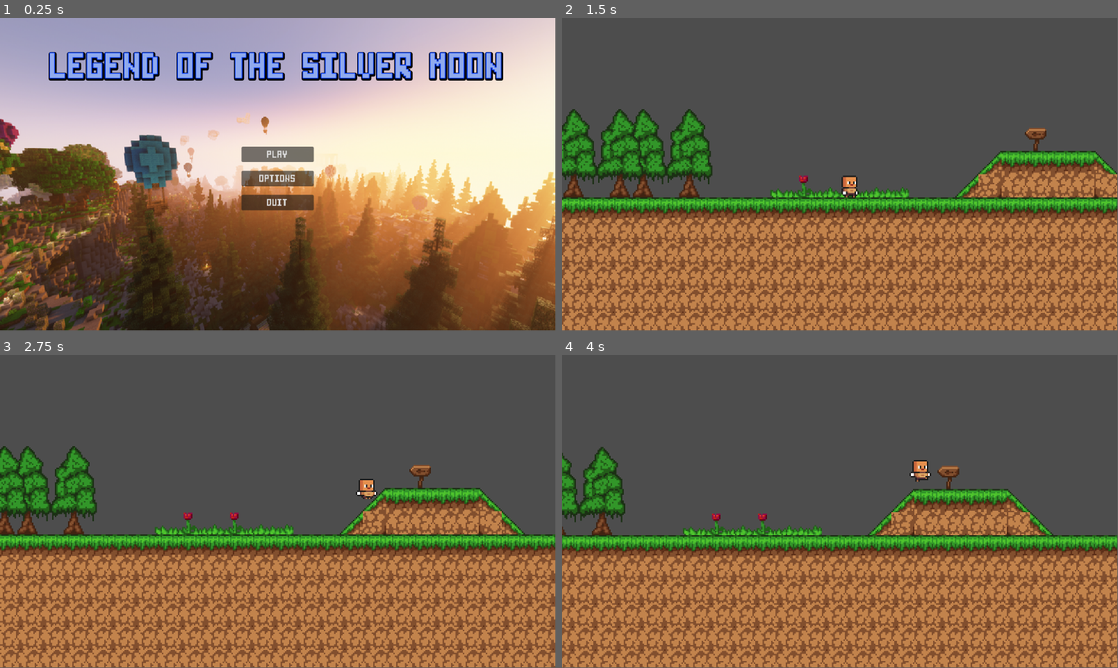
Above: before the commit, frames 1-4 (two rows, left to right).
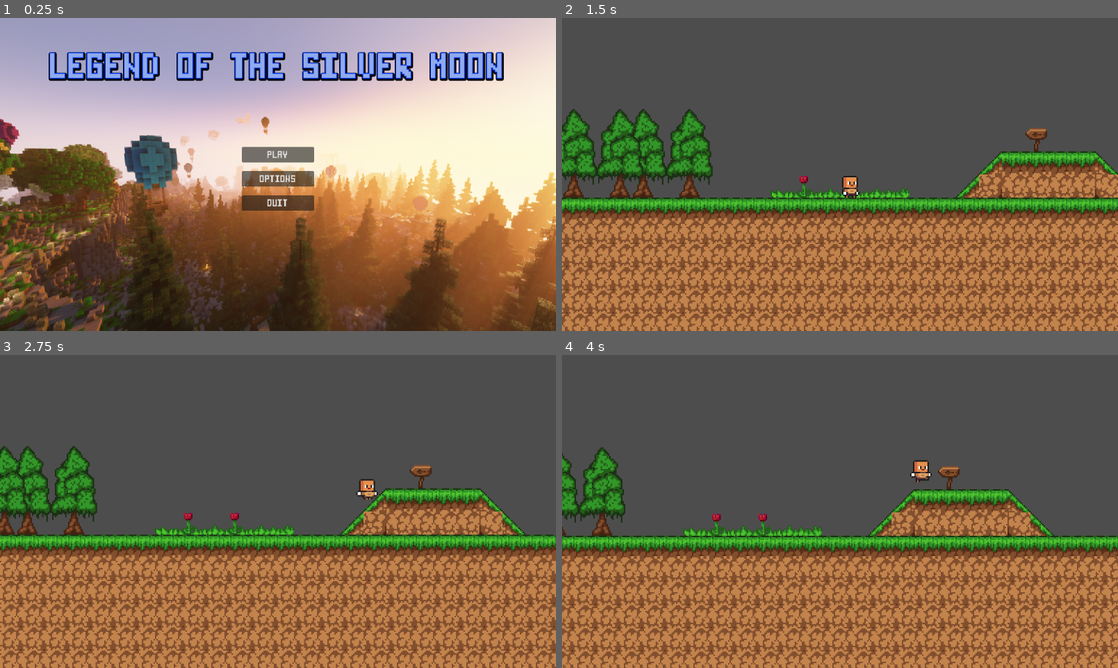
Above: after the commit, the same moments.

Repository: NicholasJDi/LOTSM-Revolving-Memories
Game: Godot game, scene res://Scenes/Menus/Main_Menu.tscn
Two runs of this game, one before a commit and one after it. Both use one fixed random seed, a clock stepped at 60 frames per second and the inputs below.
Inputs (mouse positions are in pixels of both pictures, inside the frame that each line leads up to):
- Up to frame 1 (0.25 s): no input
- Up to frame 2 (1.5 s): click "Play" at 0.5 s; tap Enter at 1.25 s; move the mouse to (962, 158) at 1.27 s; hold D (move_right) from 1.28 s (still down); hold Shift (crouch) from 1.28 s (still down)
- Up to frame 3 (2.75 s): keep holding D (move_right); tap Space (jump) at 1.52, 2.27 s; move the mouse to (166, 527) at 2.02 s; release Shift (crouch) at 2.03 s; tap F (interact) at 2.1 s
- Up to frame 4 (4 s): move the mouse to (895, 442) at 2.77 s; release D (move_right) at 2.78 s; hold A (move_left) 2.78-3.53 s; hold Shift (crouch) 2.78-3.53 s; move the mouse to (812, 574) at 3.52 s; hold D (move_right) from 3.53 s (still down); tap F (interact) at 3.6 s; tap Space (jump) at 3.77 s
In our replay, the window is 799x449 before the commit and 800x450 after it. These sizes can differ from the game's own. Grey fills any space a smaller window leaves; there, only what the larger window draws over its background counts as a difference.

The runs differ from the first frame. In frame 1, 4.7% of the frame differs, in the area x 0-100%, y 0-100%; in frame 2, 10%; in frame 3, 10%; in frame 4, 9.9%.

Commit message:
Misic Debugging

Diff:
--- a/Scripts/Menus/Main_Menu/main_menu.gd
+++ b/Scripts/Menus/Main_Menu/main_menu.gd
@@ -17,7 +17,7 @@
 func _on_play_pressed():
 	get_tree().change_scene_to_file("res://Scenes/Levels/Level_0.tscn")
 	Console.Print("Scene", "Output", "load_level_0")
-	Global.load = true
+	Global.Load = true
 
 
 func _on_options_pressed():
--- a/Scripts/Menus/Options_Menu/keybind_rebind_button.gd
+++ b/Scripts/Menus/Options_Menu/keybind_rebind_button.gd
@@ -18,18 +18,18 @@
 	set_action_name()
 	if not action_name.is_empty():
 		if SettingsDataContainer.Get_Data("controls", action_name) == null:
-			set_text_for_key(false)
+			set_text_for_key()
 		elif can_change:
 			load_keybinds()
-			set_text_for_key(true)
+			set_text_for_key()
 		else:
-			set_text_for_key(false)
+			set_text_for_key()
 	else:
-		set_text_for_key(false)
+		set_text_for_key()
 
 
 func load_keybinds():
-	if not Global.load:
+	if not Global.Load:
 		var keyEvent = InputEventKey.new()
 		keyEvent.keycode = int(SettingsDataContainer.Get_Data("controls", action_name))
 		print("key_event_%s" % keyEvent)
@@ -42,7 +42,7 @@
 		label_2.text = "Unable To Change"
 
 
-func set_text_for_key(Load : bool):
+func set_text_for_key():
 	if can_change:
 		var action_event = InputMap.action_get_events(action_name)
 		var action_keycode = OS.get_keycode_string(action_event[0].physical_keycode)
@@ -74,7 +74,7 @@
 					if keybind_button.action_name != action_name:
 						keybind_button.button.toggle_mode = true
 						keybind_button.set_process_unhandled_key_input(true)
-						set_text_for_key(false)
+						set_text_for_key()
 
 
 func _unhandled_key_input(inputevent):
@@ -90,4 +90,4 @@
 	SettingsDataContainer.Set_Data("controls", action_name, inputevent)
 	set_process_unhandled_key_input(true)
 	set_action_name()
-	set_text_for_key(false)
+	set_text_for_key()
--- a/Scripts/Menus/Options_Menu/options_menu.gd
+++ b/Scripts/Menus/Options_Menu/options_menu.gd
@@ -2,6 +2,9 @@
 extends Control
 
 @onready var back: Button = $Back
+
+func _ready() -> void:
+	SignalBus.Exit_Options_Menu_External.connect(exit)
 
 
 func _on_back_pressed() -> void:
@@ -9,3 +12,9 @@
 	Console.Print("Save", "Output", "save_options_data: %s" % SettingsDataContainer.Get_Save_Data())
 	SaveManager.Save_Data(SettingsDataContainer.Get_Save_Data(), "Settings")
 	Console.Print("Menu", "Output", "load_main_menu")
+
+func exit():
+	SignalBus.Emit_Exit_Options_Menu()
+	Console.Print("Save", "Output", "save_options_data: %s" % SettingsDataContainer.Get_Save_Data())
+	SaveManager.Save_Data(SettingsDataContainer.Get_Save_Data(), "Settings")
+	Console.Print("Menu", "Output", "load_main_menu")
--- a/Scripts/Menus/Options_Menu/resolution_slider_x.gd
+++ b/Scripts/Menus/Options_Menu/resolution_slider_x.gd
@@ -12,7 +12,7 @@
 
 
 func Resolution_Custom_Confirm():
-	SettingsDataContainer.set_graphics(3, h_slider.value)
+	SettingsDataContainer.Set_Data("graphics", "resolution_custom_x", h_slider.value)
 	SignalBus.Emit_Resolution_Custom_X(h_slider.value)
 
 
--- a/Scripts/Menus/Options_Menu/resolution_slider_y.gd
+++ b/Scripts/Menus/Options_Menu/resolution_slider_y.gd
@@ -12,7 +12,7 @@
 
 
 func Resolution_Custom_Confirm():
-	SettingsDataContainer.set_graphics(4, h_slider.value)
+	SettingsDataContainer.Set_Data("graphics", "resolution_custom_y", h_slider.value)
 	SignalBus.Emit_Resolution_Custom_Y(h_slider.value)
 
 
--- a/Scripts/Menus/Options_Menu/settings_tab_container.gd
+++ b/Scripts/Menus/Options_Menu/settings_tab_container.gd
@@ -1,9 +1,11 @@
+class_name Settings_Tab_Container
 extends Control
 
 @onready var resolution_mode_button: Control = $TabContainer/Graphics/MarginContainer/ScrollContainer/VBoxContainer/Resolution_Mode_Button
 @onready var resolution_slider_x: Control = $TabContainer/Graphics/MarginContainer/ScrollContainer/VBoxContainer/Resolution_Slider_X
 @onready var resolution_slider_y: Control = $TabContainer/Graphics/MarginContainer/ScrollContainer/VBoxContainer/Resolution_Slider_Y
 @onready var custom_resolution_confirm_button: Control = $TabContainer/Graphics/MarginContainer/ScrollContainer/VBoxContainer/Custom_Resolution_Confirm_Button
+@onready var tab_container: TabContainer = $TabContainer
 
 var Resolution_Toggle
 
@@ -11,6 +13,32 @@
 	SignalBus.Resolution.connect(Resolution)
 	SignalBus.Resolution_Custom.connect(Resolution_Custom)
 	resolution_mode_button.visible = SettingsDataContainer.Get_Data("graphics", "window_mode_windowed")
+
+
+func _process(_delta: float) -> void:
+	pass
+
+
+func _input(event: InputEvent) -> void:
+	if event.is_action_pressed("move_right") or event.is_action_pressed("ui_right"):
+		if tab_container.current_tab >= tab_container .get_tab_count() -2:
+			tab_container.current_tab = 0
+			return
+		tab_container.current_tab = tab_container.current_tab + 1
+	if event.is_action_pressed("move_left") or event.is_action_pressed("ui_left"):
+		if tab_container.current_tab == 0:
+			tab_container.current_tab = tab_container .get_tab_count() -2
+			return
+		tab_container.current_tab = tab_container.current_tab - 1
+	if event.is_action_pressed("ui_cancel"):
+		SignalBus.Emit_Exit_Options_Menu_External()
+
+
+
+
+
+
+
 
 
 func Resolution(value):
--- a/autoloads/Global.gd
+++ b/autoloads/Global.gd
@@ -1,3 +1,3 @@
 extends Node
 
-var load = false
+var Load = false
--- a/autoloads/SignalBus.gd
+++ b/autoloads/SignalBus.gd
@@ -2,8 +2,11 @@
 
 # Exit Options Menu
 signal Exit_Options_Menu
+signal Exit_Options_Menu_External
 func Emit_Exit_Options_Menu():
 	Exit_Options_Menu.emit()
+func Emit_Exit_Options_Menu_External():
+	Exit_Options_Menu_External.emit()
 
 # Game Frozen
 signal Game_Frozen
--- a/project.godot
+++ b/project.godot
@@ -11,6 +11,8 @@
 [application]
 
 config/name="Legend Of The Silver Moon:"
+config/description="A Platformer Game"
+config/version="0.03"
 run/main_scene="res://Scenes/Menus/Main_Menu.tscn"
 config/features=PackedStringArray("4.3", "Forward Plus")
 config/icon="res://icon.svg"
@@ -27,7 +29,9 @@
 [display]
 
 window/size/initial_position_type=3
+window/size/resizable=false
 window/subwindows/embed_subwindows=false
+window/stretch/mode="viewport"
 window/per_pixel_transparency/allowed=true
 
 [input]
